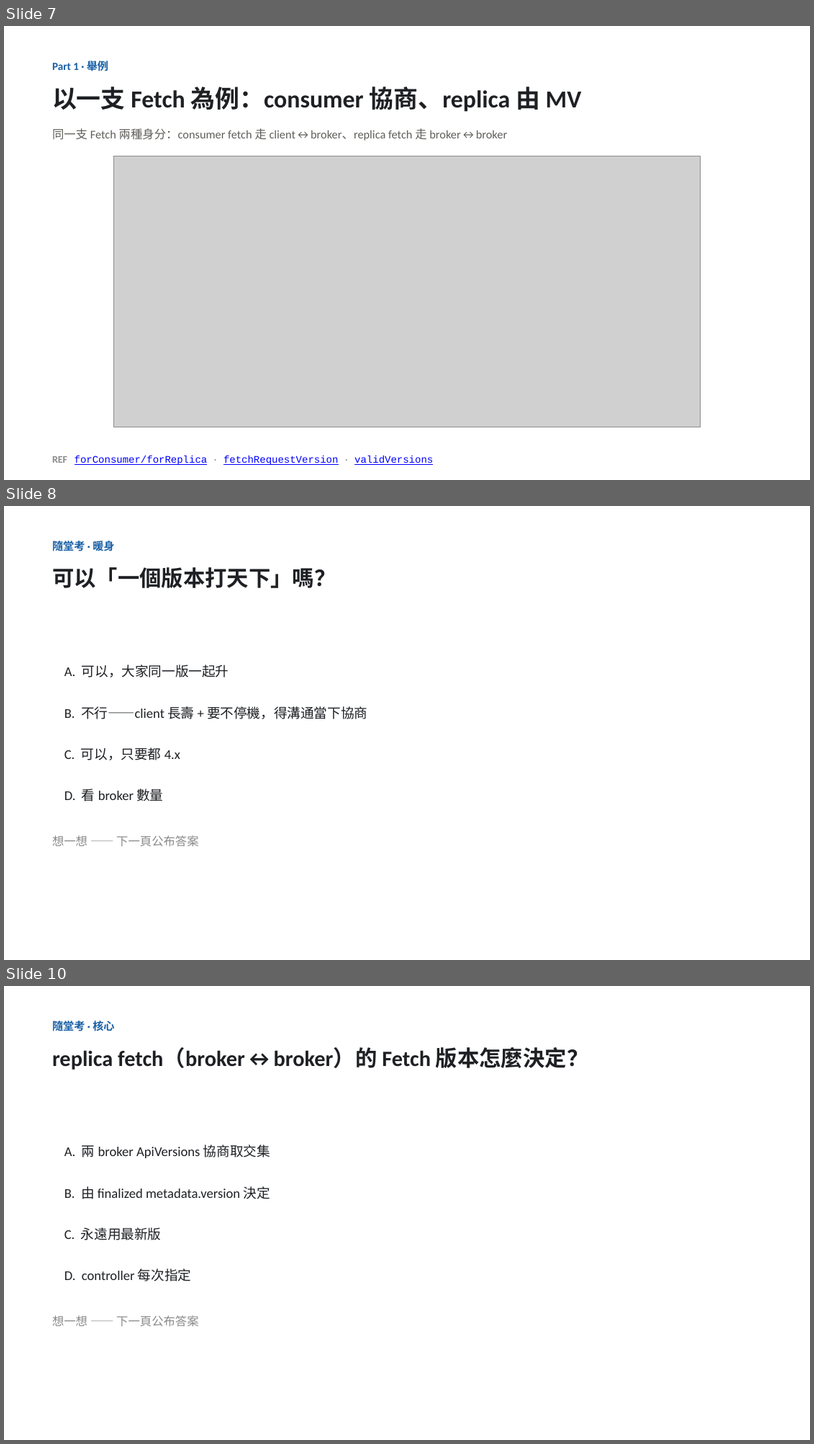
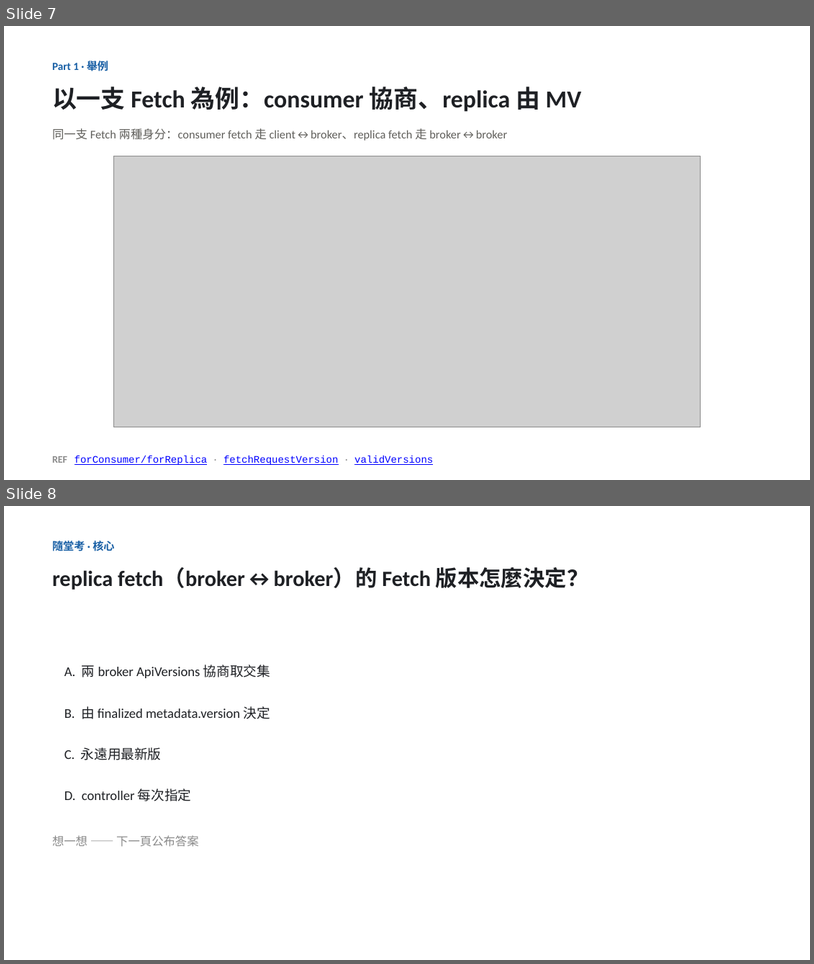
Before and after one commit to unknowntpo/kafka, a slide deck: study/version-control/kafka-version-negotiation.pptx. Shown one above the other, each under a label of ours: slides 7, 8 and 10 before the commit, slides 7 and 8 after it; the slides between them are not shown. The pictures are 814x1444 and 814x964 pixels, drawn with LibreOffice and Linux fonts; fonts in the diff are those of the drawing; grey boxes stand for pictures. Boxes give left, top, right and bottom in pixels: in the first picture for what was removed or moved away, otherwise in the second. Text is boxed around its words. In the diff, an @@ line names an element or a change of style, - is before the commit and + after.

Commit message:
study(version-control): Part 1 因果拆乾淨、隨堂考砍到 2 題
- 拆成 動機(為何對不齊→協商) / 術語(版本是哪一層) / 架構(三種連線各自怎麼選)，三個不同問題，不再重複「一個版本不夠」
- 三角色地圖併進「架構」那張、controller 一次登場；移除易誤導的「三種通訊 而且 對不齊」因果綁定
- 隨堂考 3→2（移除過於簡單的「一個版本打天下」）；14 張
- talk-outline.md 同步

```diff
--- a/study/version-control/kafka-version-negotiation.pptx
+++ b/study/version-control/kafka-version-negotiation.pptx
@@ slide 8 removed at [4,506,810,960], background #FFFFFF @@
@@ text removed at [52,539,114,554] @@
-隨堂考 · 暖身
@@ text removed at [52,567,336,588] @@
-可以「一個版本打天下」嗎？
@@ text removed at [64,664,229,677] @@
-A. 可以，大家同一版一起升
@@ text removed at [64,706,368,719] @@
-B. 不行——client 長壽 + 要不停機，得溝通當下協商
@@ text removed at [64,747,180,760] @@
-C. 可以，只要都 4.x
@@ text removed at [64,788,163,801] @@
-D. 看 broker 數量
@@ text removed at [52,835,199,846] @@
-想一想 —— 下一頁公布答案
@@ what was slide 10 is now slide 8 @@
```
Also in this commit, not shown: 4 slides changed, 1 other slide removed, 2 other files.
